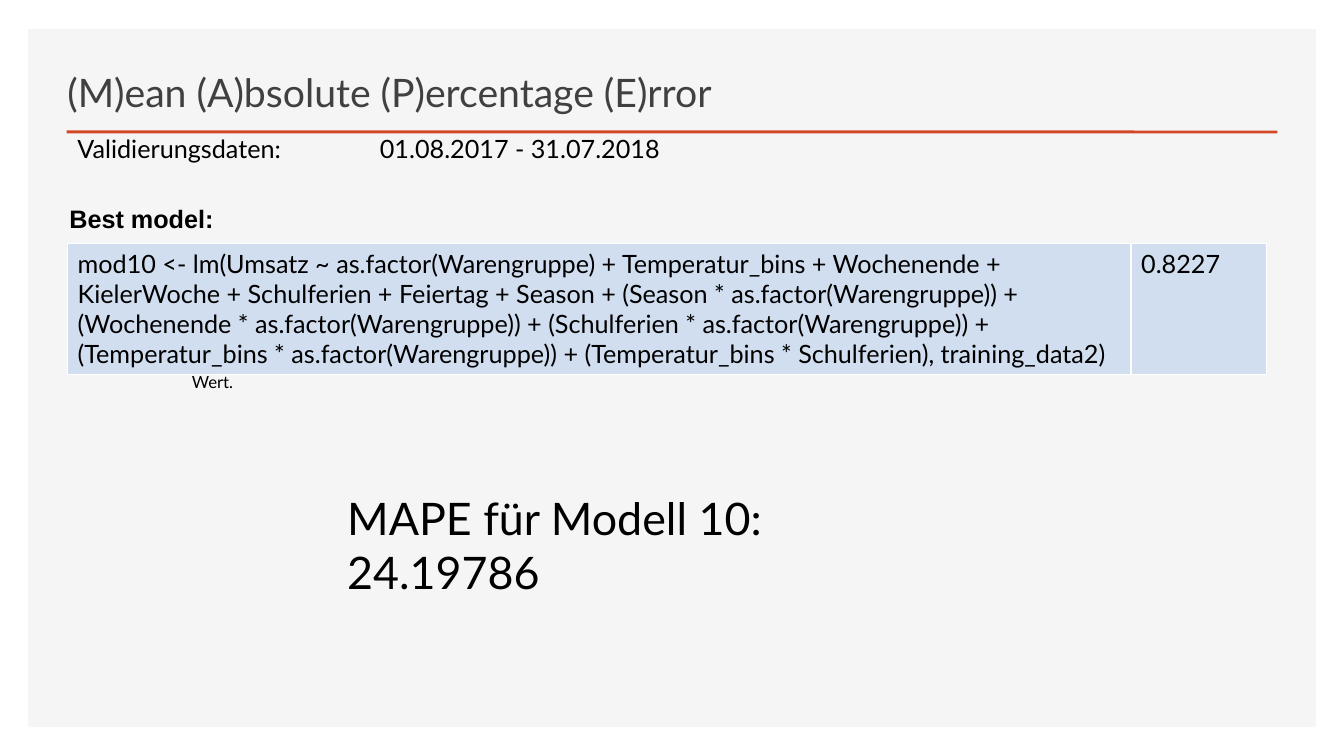
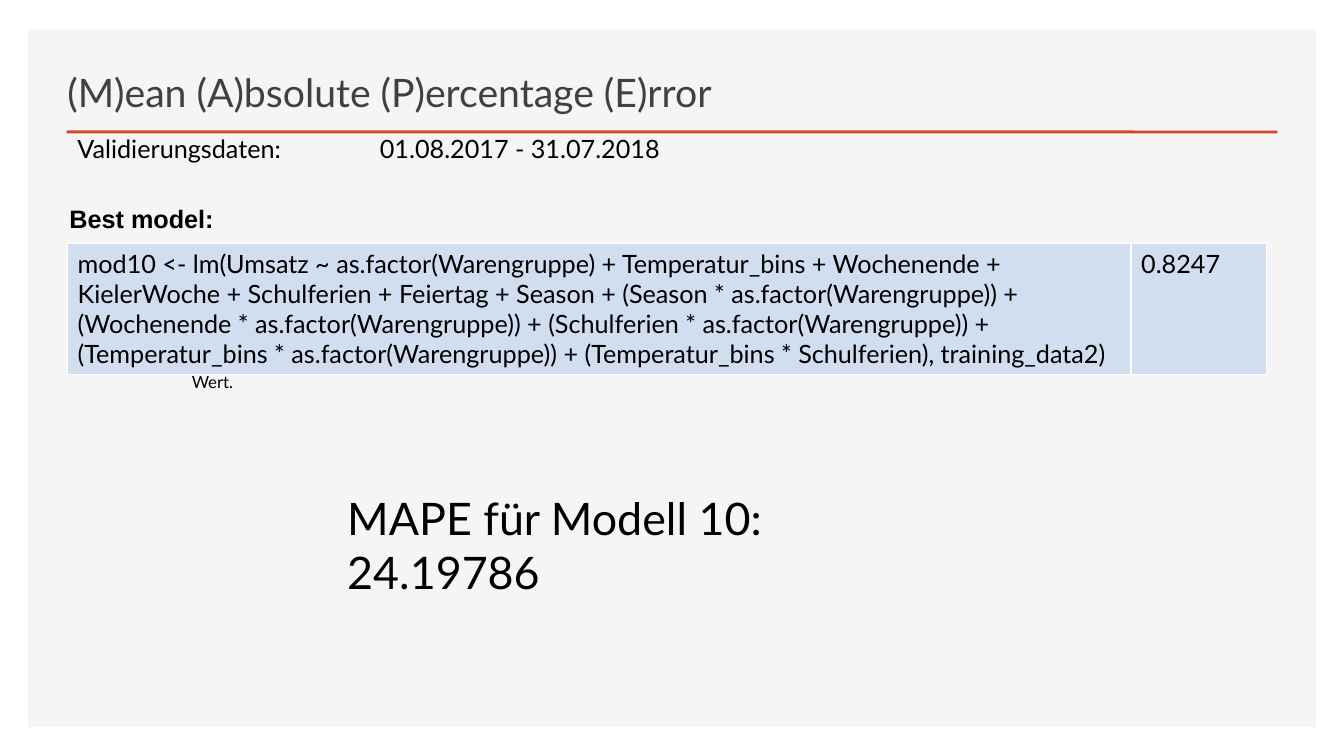
Before and after one commit to annapuu/gruppe3, a slide deck: slide 3 of 4_Presentation/Präsentation_anna.pptx. Drawn at 1344x756 pixels with LibreOffice and Linux fonts; fonts in the diff are those of the drawing. Boxes give left, top, right and bottom in pixels: in the first picture for what was removed or moved away, otherwise in the second. Text is boxed around its words. In the diff, an @@ line names an element or a change of style, - is before the commit and + after.

```diff
--- a/4_Presentation/Präsentation_anna.pptx
+++ b/4_Presentation/Präsentation_anna.pptx
@@ table at bbox=[68, 243, 1266, 372] @@
-row 1, column 2: 0.8227
+row 1, column 2: 0.8247
```
Also in this commit, not shown: 2 other slides changed.
